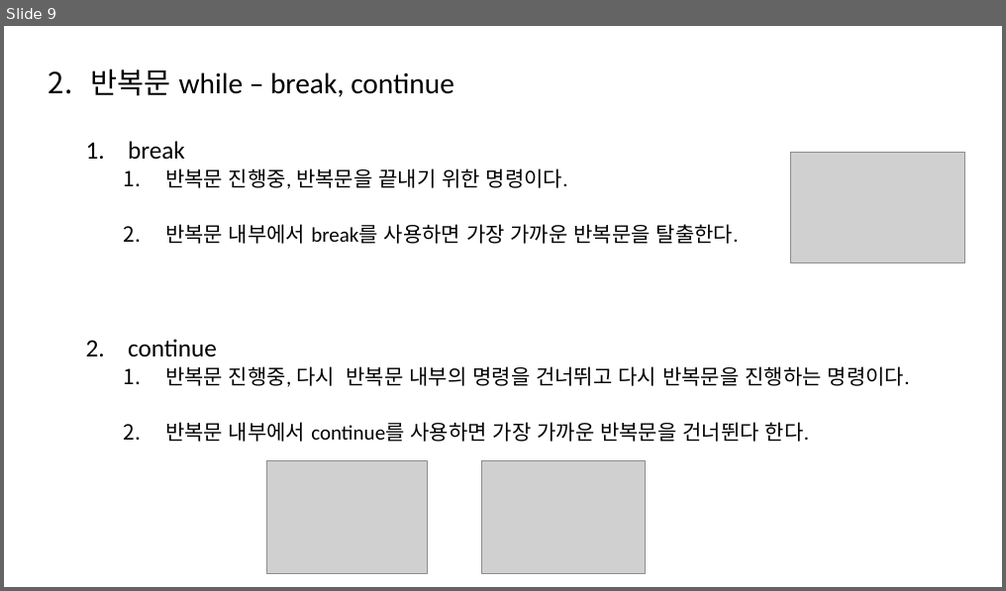
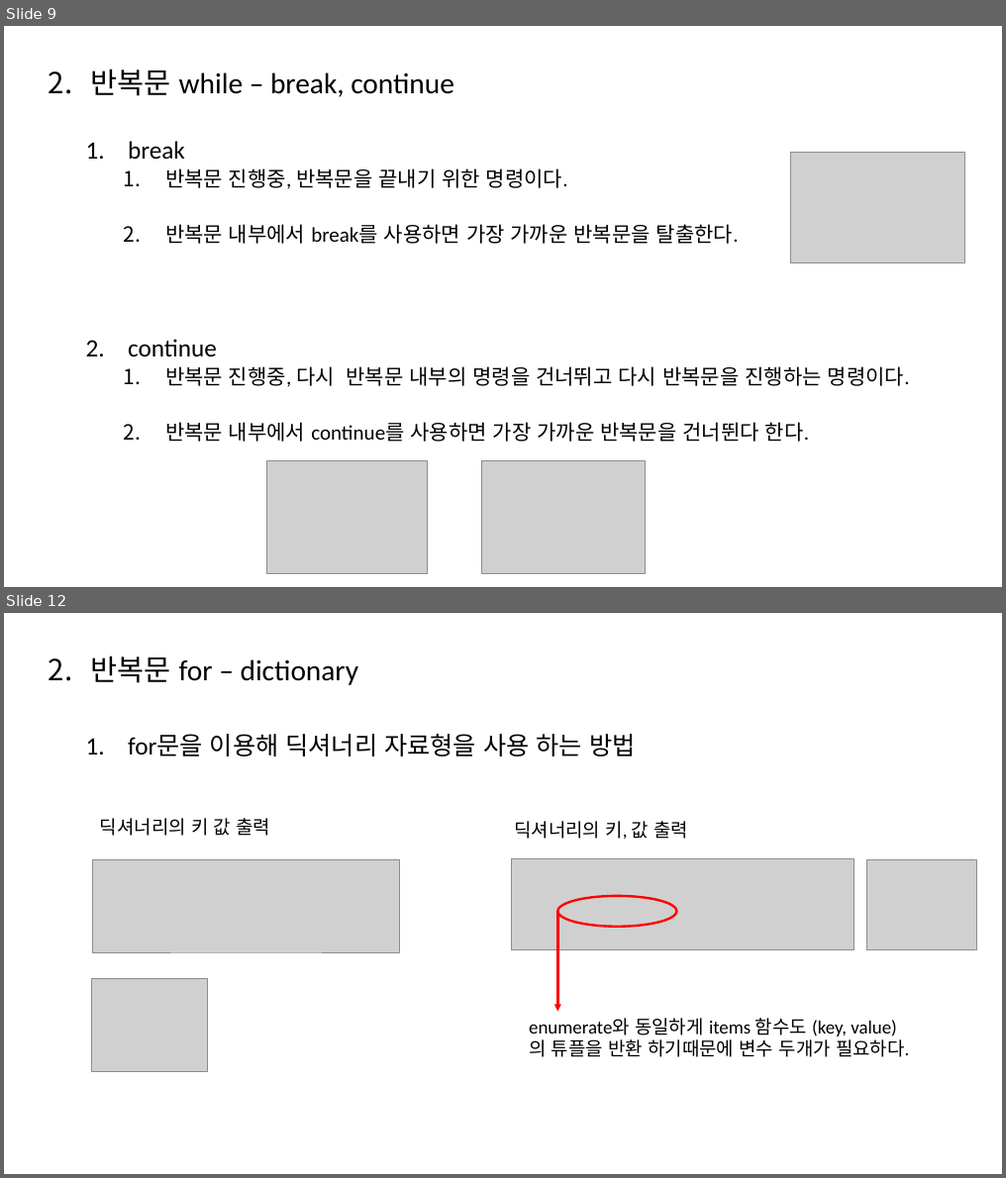
Before and after one commit to Cho-Hyeon-Sang/python, a slide deck: 2_ControlStatement/python_제어문.pptx. Shown one above the other, each under a label of ours: slide 9 before the commit, slides 9 and 12 after it; the slides between them are not shown. The pictures are 1006x591 and 1006x1178 pixels, drawn with LibreOffice and Linux fonts; fonts in the diff are those of the drawing; grey boxes stand for pictures. Boxes give left, top, right and bottom in pixels: in the first picture for what was removed or moved away, otherwise in the second. Text is boxed around its words. In the diff, an @@ line names an element or a change of style, - is before the commit and + after.

```diff
--- a/2_ControlStatement/python_제어문.pptx
+++ b/2_ControlStatement/python_제어문.pptx
@@ slide 12 added at <box>4,613,1002,1174</box>, background #FFFFFF @@
@@ text added at <box>90,656,635,757</box>, 24 pt, text #000000 @@
+2. 반복문 for – dictionary
+  1. for문을 이용해 딕셔너리 자료형을 사용 하는 방법
@@ text added at <box>100,818,270,836</box>, 18 pt, text #000000 @@
+딕셔너리의 키 값 출력
@@ text added at <box>514,821,689,840</box>, 18 pt, text #000000 @@
+딕셔너리의 키, 값 출력
@@ picture added at <box>92,861,399,953</box> @@
@@ picture added at <box>512,860,854,951</box> @@
@@ picture added at <box>867,861,977,951</box> @@
@@ ellipse added at <box>558,896,677,927</box>, outline #FF0000 2.25 pt @@
@@ arrow added from (558, 912) to (558, 1011), #FF0000 2.25 pt @@
@@ picture added at <box>92,979,208,1072</box> @@
@@ text added at <box>529,1018,909,1058</box>, 18 pt, text #000000 @@
+enumerate와 동일하게 items 함수도 (key, value)의 튜플을 반환 하기때문에 변수 두개가 필요하다.
```
Also in this commit, not shown: 2 slides changed, 4 other slides added, 1 slide removed.
